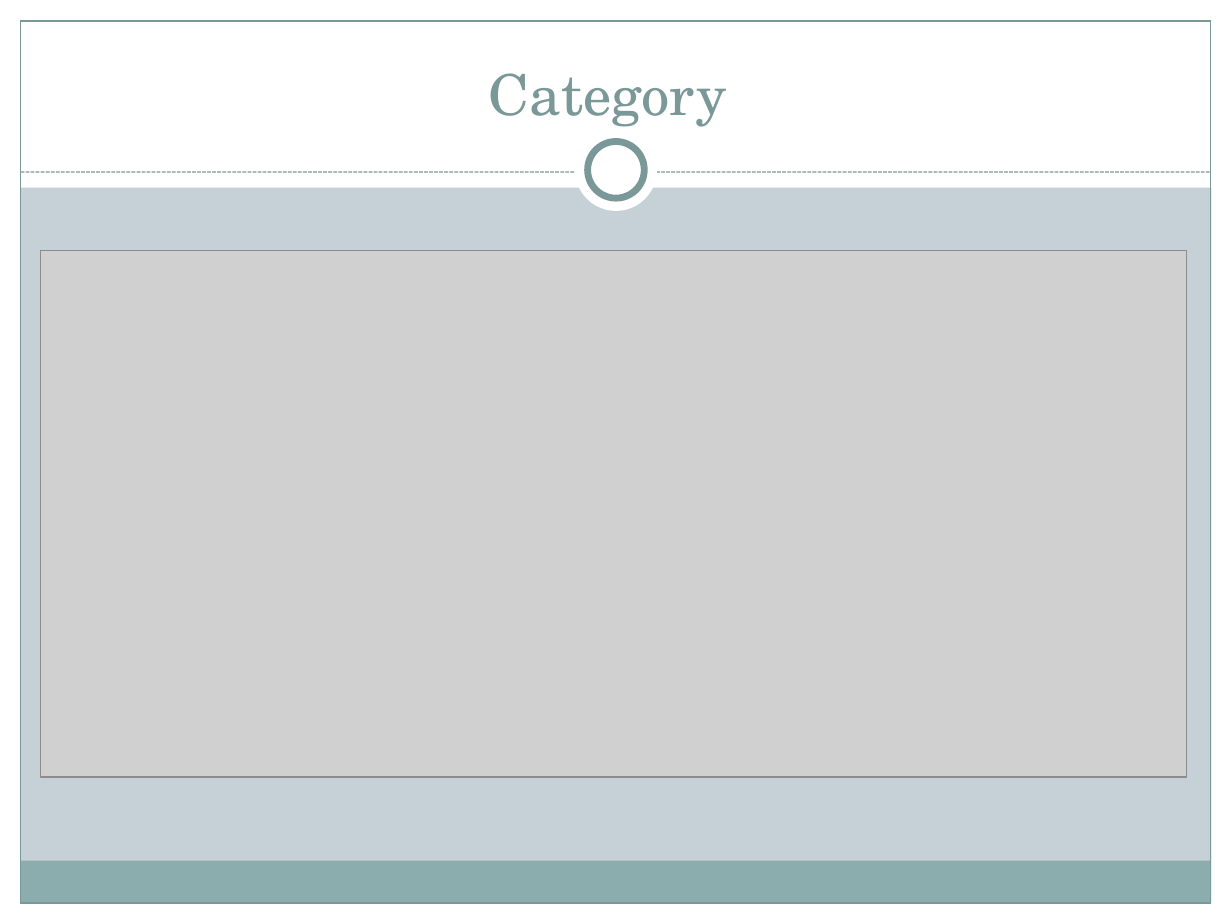
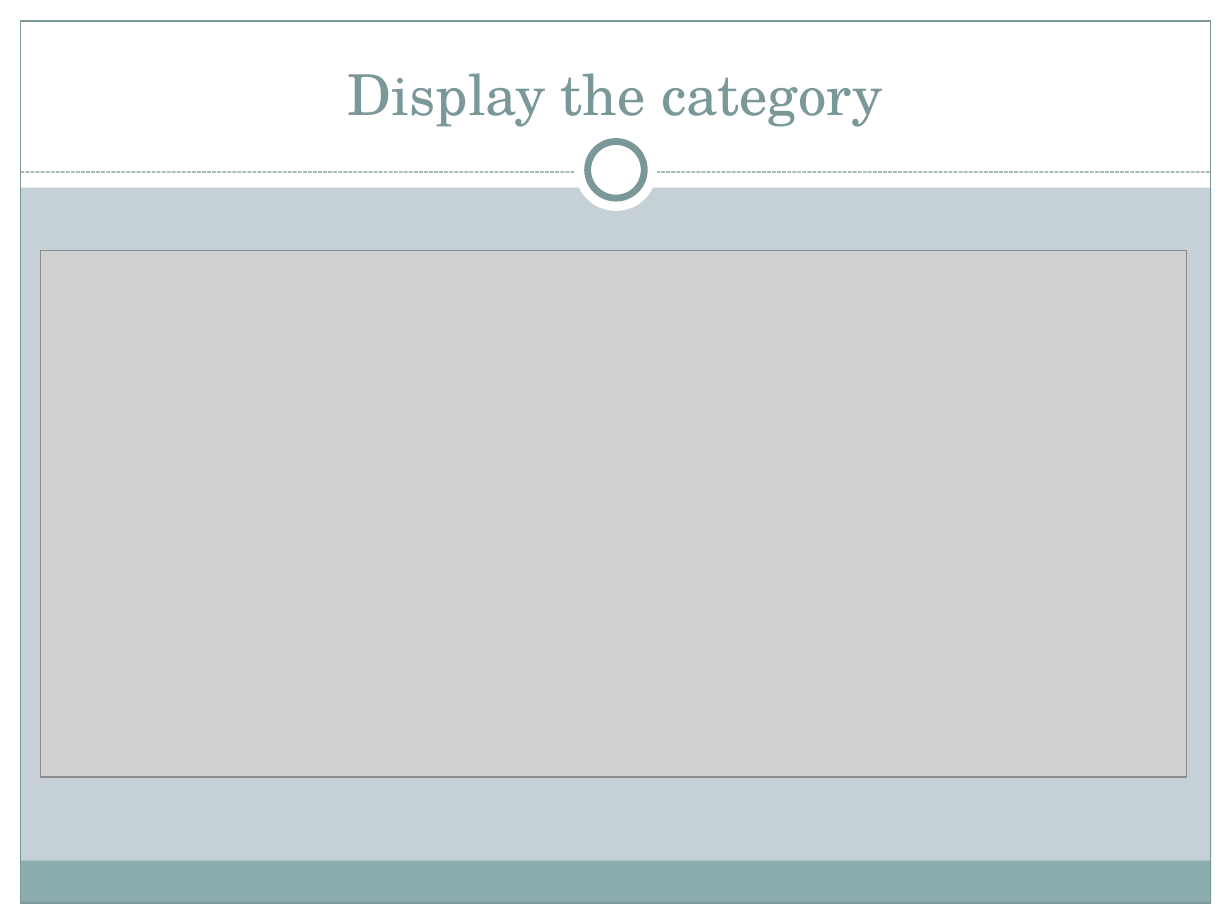
Before and after one commit to mandiratamang/SMS, a slide deck: slide 61 of stock management system/pp of sms.pptx (slide 75 before the commit). Drawn at 1232x924 pixels with LibreOffice and Linux fonts; fonts in the diff are those of the drawing; grey boxes stand for pictures. Boxes give left, top, right and bottom in pixels: in the first picture for what was removed or moved away, otherwise in the second. Text is boxed around its words. In the diff, an @@ line names an element or a change of style, - is before the commit and + after.

```diff
--- a/stock management system/pp of sms.pptx
+++ b/stock management system/pp of sms.pptx
@@ title at (348,73,883,127): text changed @@
-Category
+Display the category
```
Also in this commit, not shown: 8 other slides changed, 20 slides added, 13 other files.
